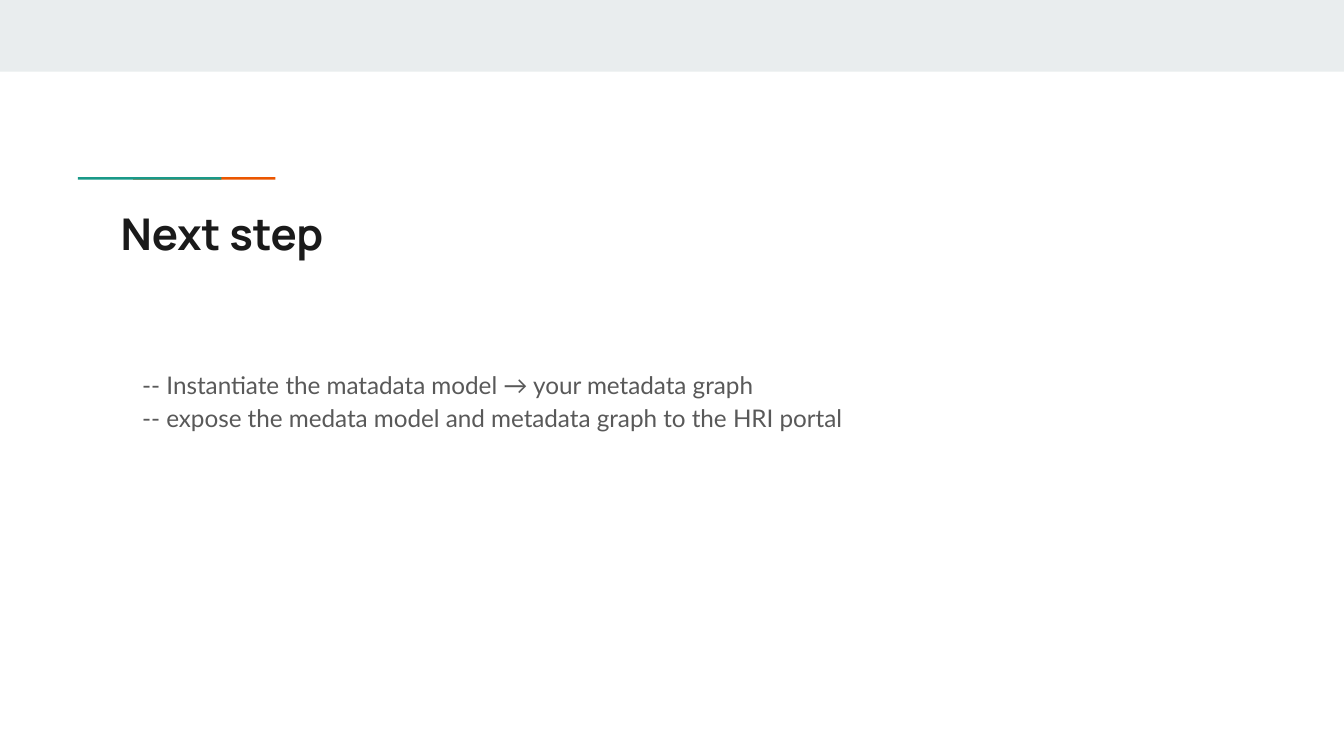
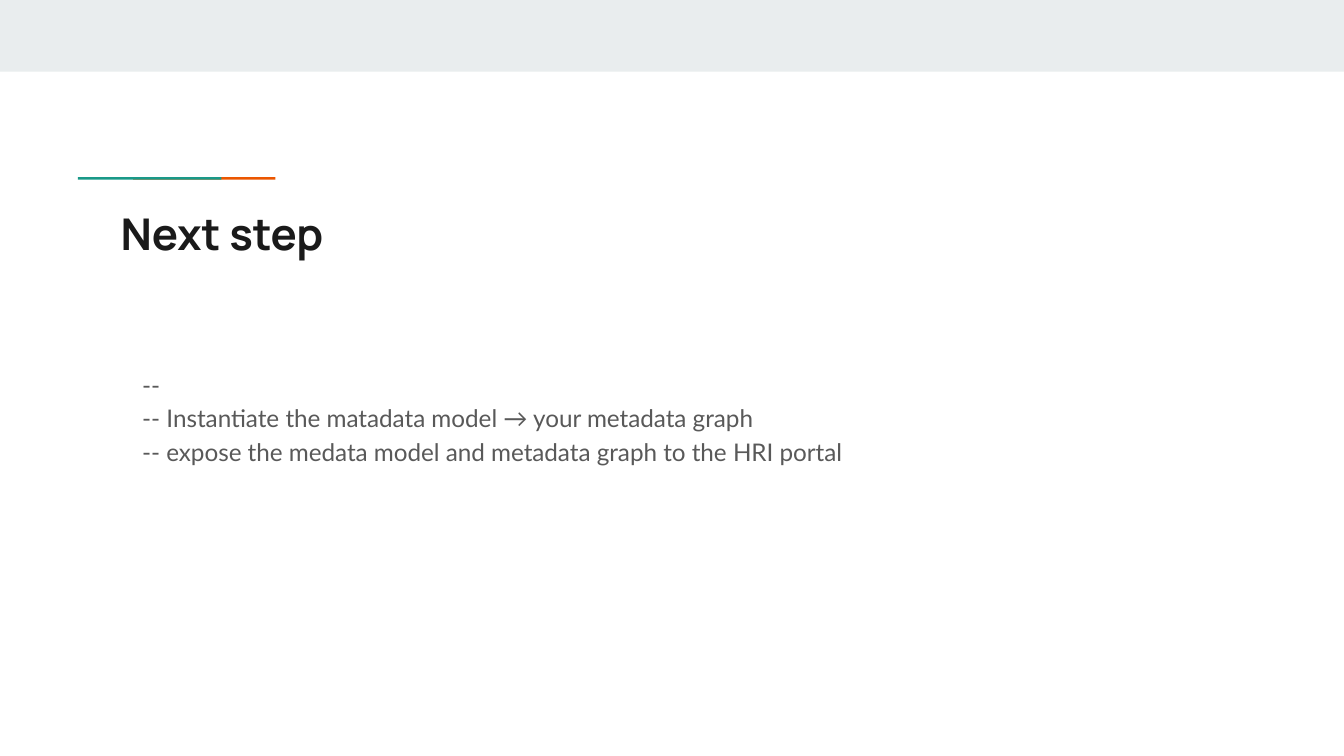
Before and after one commit to Health-RI/health-ri-metadata, a slide deck: slide 22 of Presentations/[DRAFT]HRI_Metadata_Schema_ImagingGroup_KickOff.pptx. Drawn at 1344x756 pixels with LibreOffice and Linux fonts; fonts in the diff are those of the drawing. Boxes give left, top, right and bottom in pixels: in the first picture for what was removed or moved away, otherwise in the second. Text is boxed around its words. In the diff, an @@ line names an element or a change of style, - is before the commit and + after.

```diff
--- a/Presentations/[DRAFT]HRI_Metadata_Schema_ImagingGroup_KickOff.pptx
+++ b/Presentations/[DRAFT]HRI_Metadata_Schema_ImagingGroup_KickOff.pptx
@@ text at [166,409,843,466]: paragraph added @@
+--
```
Also in this commit, not shown: 10 other slides changed.
